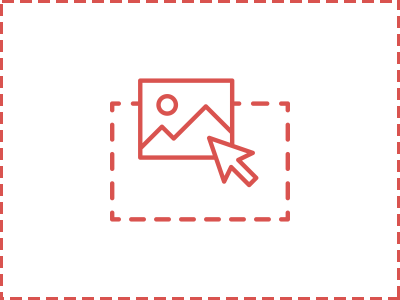
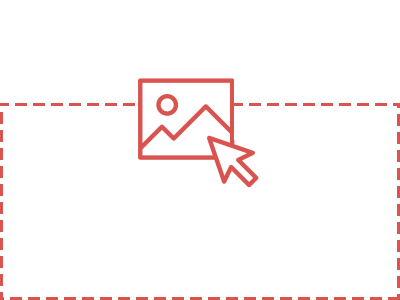
Comparing the layer stacks of the two 400 x 300 images. Changes:
moved "49665-200" above "Rectangle 2", painted on it over [110, 79, 290, 222]
painted on "Rectangle 1" over [0, 0, 400, 294]
renamed "Background" to "Layer 0", painted on it over [0, 0, 400, 294]
